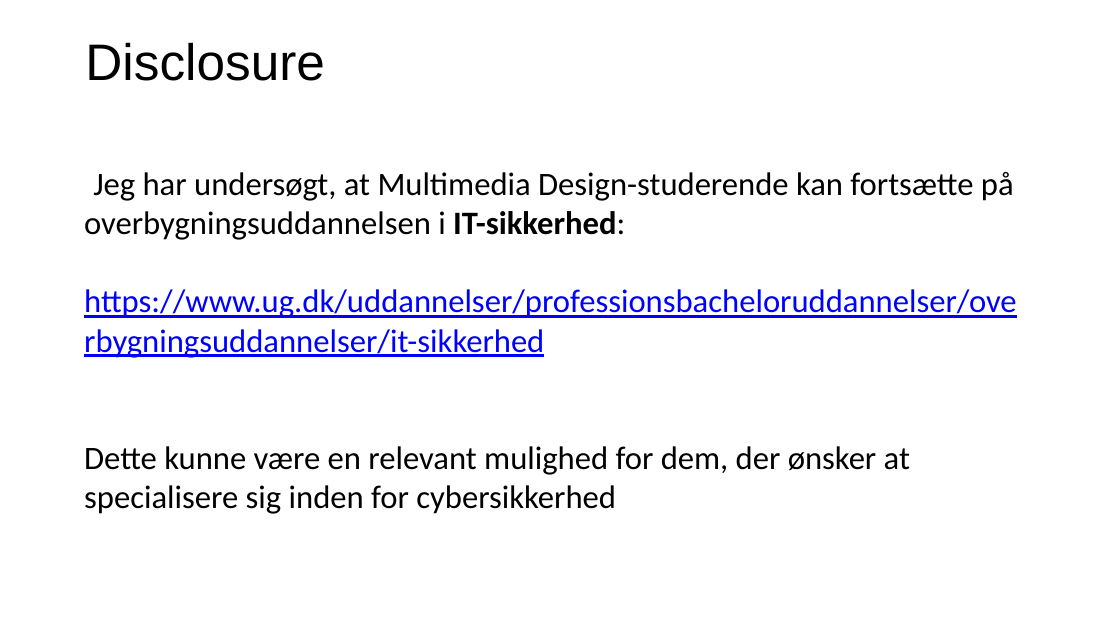
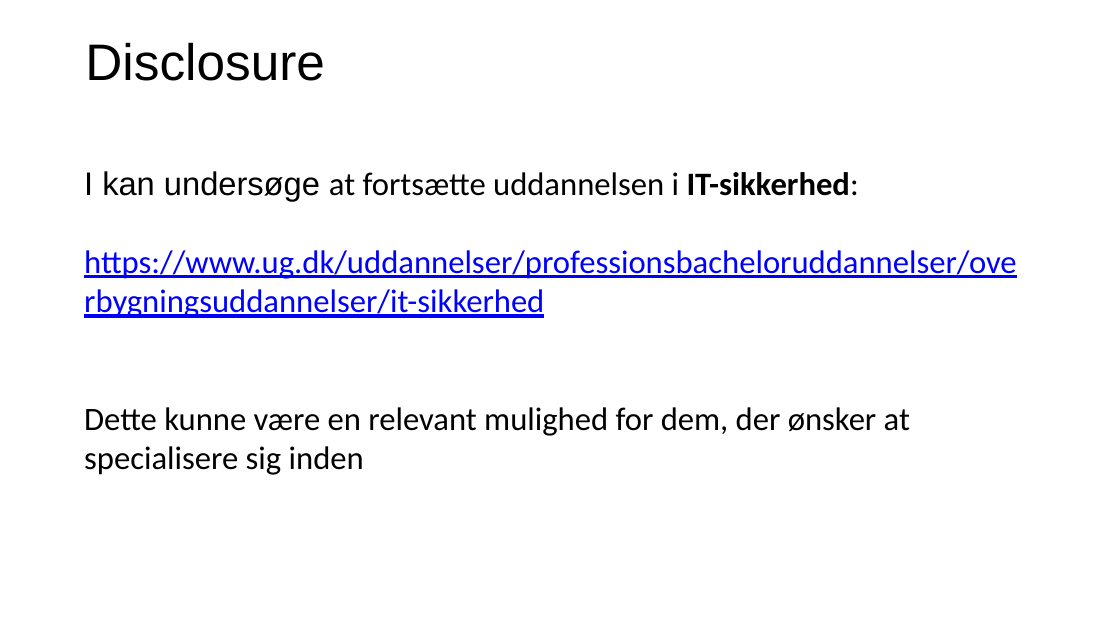
Before and after one commit to xbibogo/MMD24, a slide deck: slide 2 of semester2 PPT/Uge15 WP security project.pptx. Drawn at 1120x630 pixels with LibreOffice and Linux fonts; fonts in the diff are those of the drawing. Boxes give left, top, right and bottom in pixels: in the first picture for what was removed or moved away, otherwise in the second. Text is boxed around its words. In the diff, an @@ line names an element or a change of style, - is before the commit and + after.

```diff
--- a/semester2 PPT/Uge15 WP security project.pptx
+++ b/semester2 PPT/Uge15 WP security project.pptx
@@ text at bbox=[84, 171, 859, 201]: text changed @@
-Jeg har undersøgt, at Multimedia Design-studerende kan fortsætte på overbygningsuddannelsen i IT-sikkerhed:
+I kan undersøge at fortsætte uddannelsen i IT-sikkerhed:
@@ text at bbox=[84, 407, 910, 475]: text changed @@
-Dette kunne være en relevant mulighed for dem, der ønsker at specialisere sig inden for cybersikkerhed
+Dette kunne være en relevant mulighed for dem, der ønsker at specialisere sig inden
```
Also in this commit, not shown: 10 other files.
